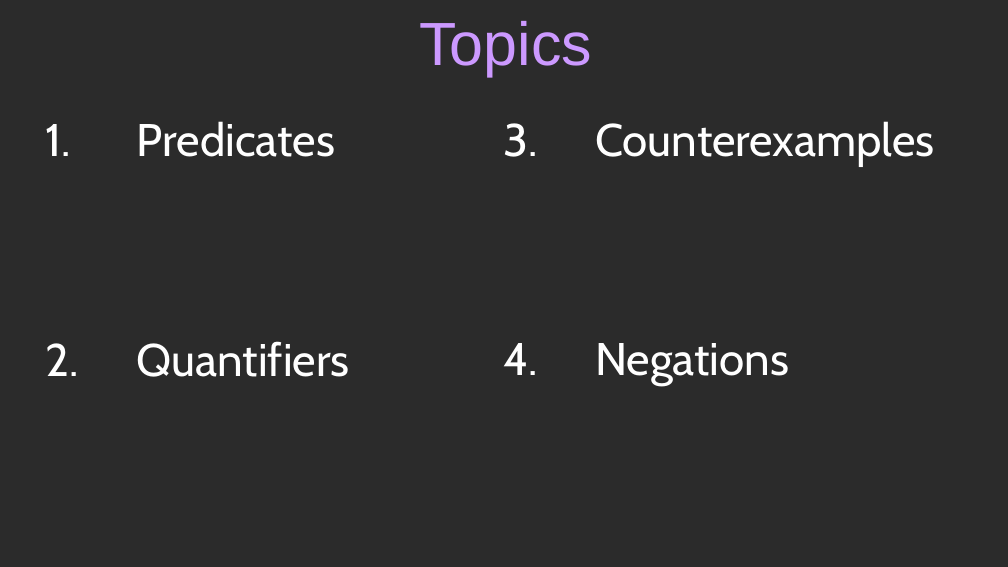
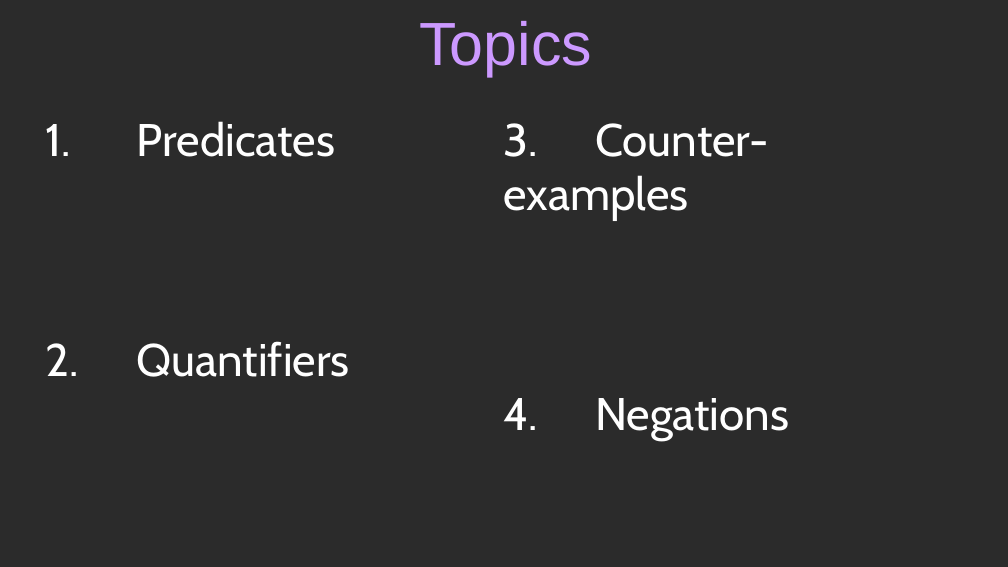
Before and after one commit to nguyenchithien/CS210-Discrete-Structures, a slide deck: slide 3 of Lectures/4_Predicates.odp. Drawn at 1008x567 pixels with LibreOffice and Linux fonts; fonts in the diff are those of the drawing; background and template pictures are left out; a plain dark background stands for a picture behind light text. Boxes give left, top, right and bottom in pixels: in the first picture for what was removed or moved away, otherwise in the second. Text is boxed around its words. In the diff, an @@ line names an element or a change of style, - is before the commit and + after.

Commit message:
Latest updates to lecture slides

```diff
--- a/Lectures/4_Predicates.odp
+++ b/Lectures/4_Predicates.odp
@@ text at [504, 123, 768, 221]: text changed @@
-3. Counterexamples
+3. Counter-examples
```
Also in this commit, not shown: 1 other slide changed, 4 other files.
